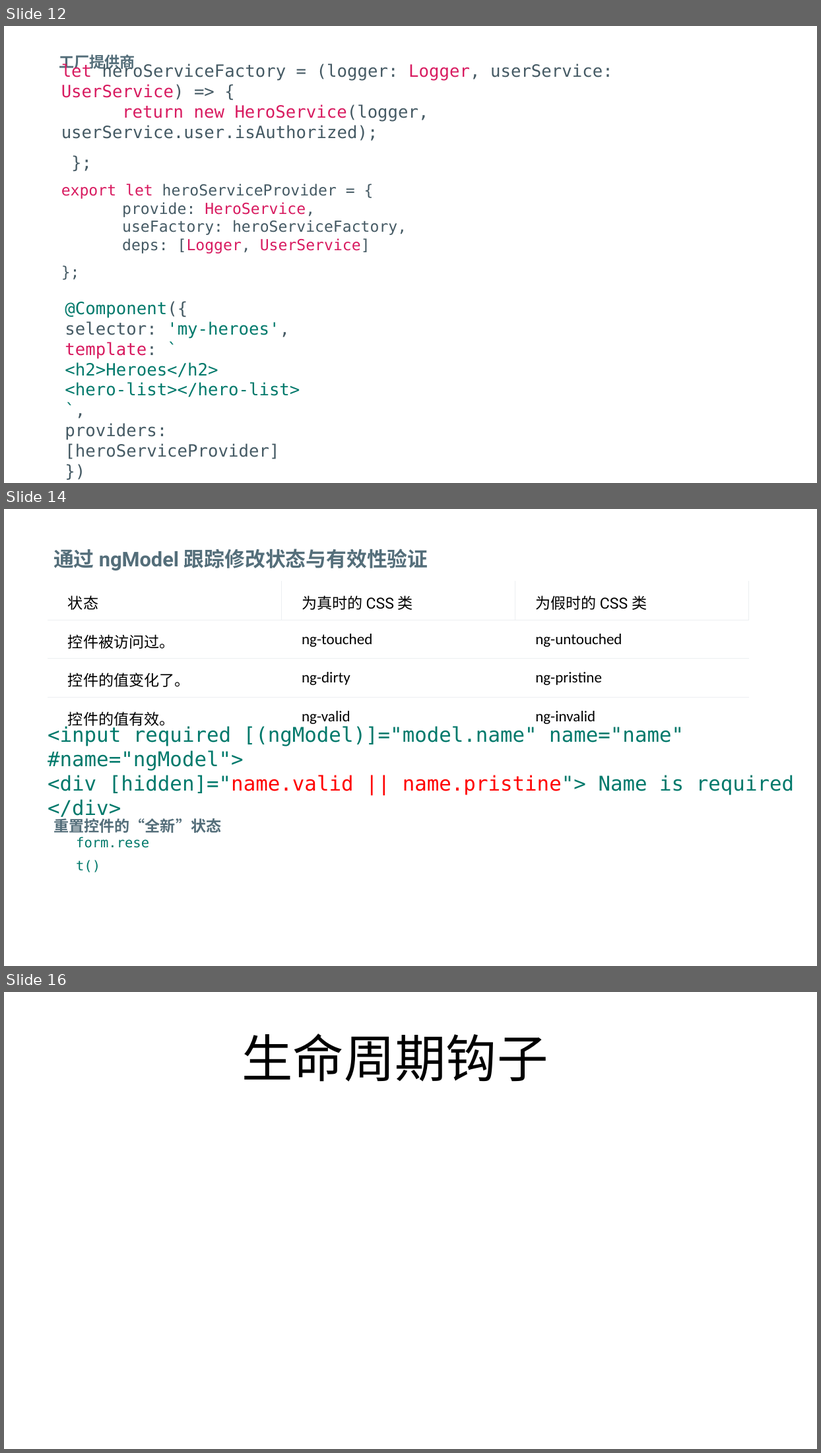
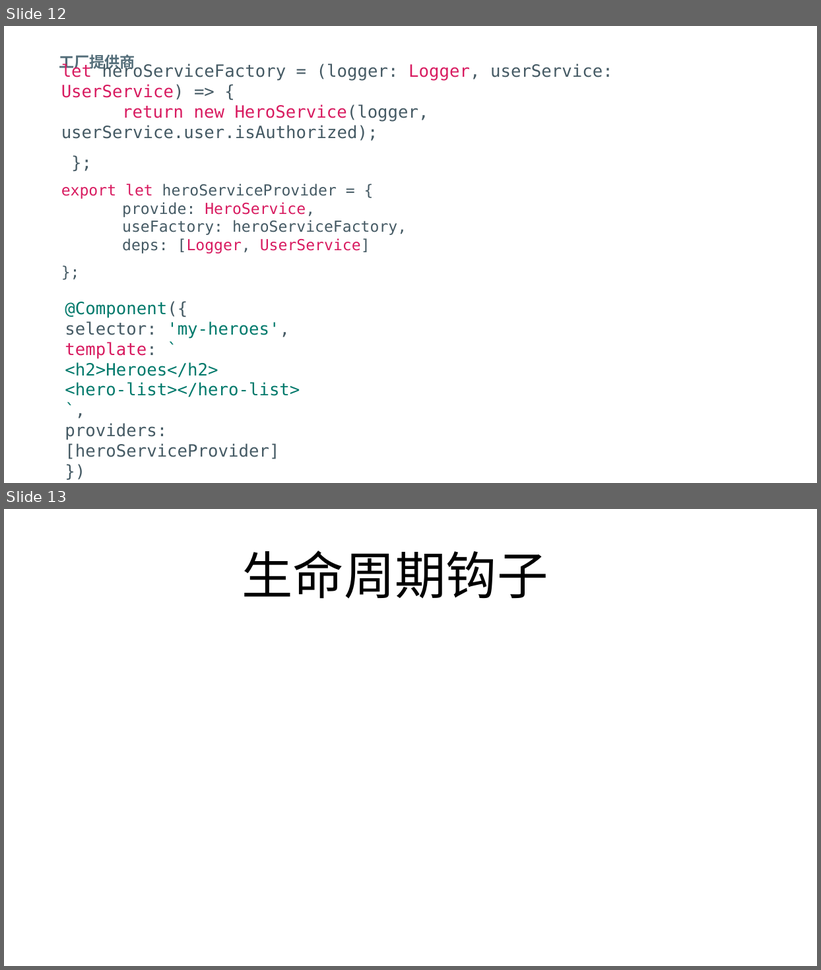
Before and after one commit to FredJiangFei/MyDocuments, a slide deck: Angular summary/Angular.pptx. Shown one above the other, each under a label of ours: slides 12, 14 and 16 before the commit, slides 12 and 13 after it; the slides between them are not shown. The pictures are 821x1453 and 821x970 pixels, drawn with LibreOffice and Linux fonts; fonts in the diff are those of the drawing. Boxes give left, top, right and bottom in pixels: in the first picture for what was removed or moved away, otherwise in the second. Text is boxed around its words. In the diff, an @@ line names an element or a change of style, - is before the commit and + after.

```diff
--- a/Angular summary/Angular.pptx
+++ b/Angular summary/Angular.pptx
@@ slide 14 removed at [4, 509, 817, 966], background #FFFFFF @@
@@ text removed at [54, 549, 428, 571] @@
-通过 ngModel 跟踪修改状态与有效性验证
@@ table removed at [48, 581, 748, 735], 4 rows, 3 columns @@
-状态 | 为真时的 CSS 类 | 为假时的 CSS 类
-控件被访问过。 | ng-touched | ng-untouched
-控件的值变化了。 | ng-dirty | ng-pristine
-控件的值有效。 | ng-valid | ng-invalid
@@ text removed at [48, 725, 794, 820] @@
-<input required [(ngModel)]="model.name" name="name" #name="ngModel">
-<div [hidden]="name.valid || name.pristine"> Name is required </div>
@@ text removed at [54, 817, 221, 833] @@
-重置控件的“全新”状态
@@ rectangle removed at [76, 843, 152, 867] @@
-form.reset()
@@ what was slide 16 is now slide 13 @@
```
Also in this commit, not shown: 2 other slides removed, 3 other files.
